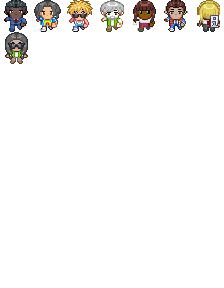
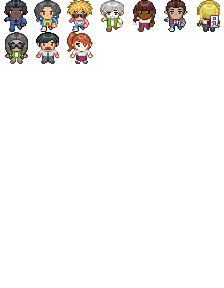
Layer changes from the first 224×288 image to the second:
added layer "Layer 28" above "Layer 29" over bbox(36, 32, 59, 64)
added layer "Layer 29" above "Layer 25" over bbox(67, 32, 93, 64)
